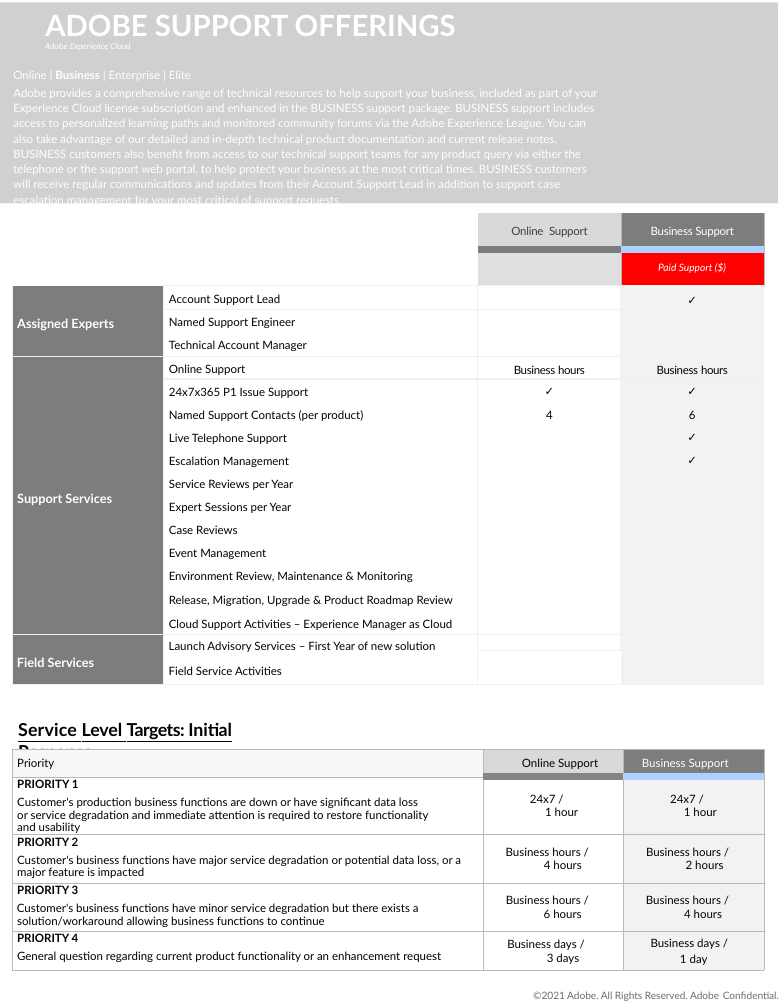
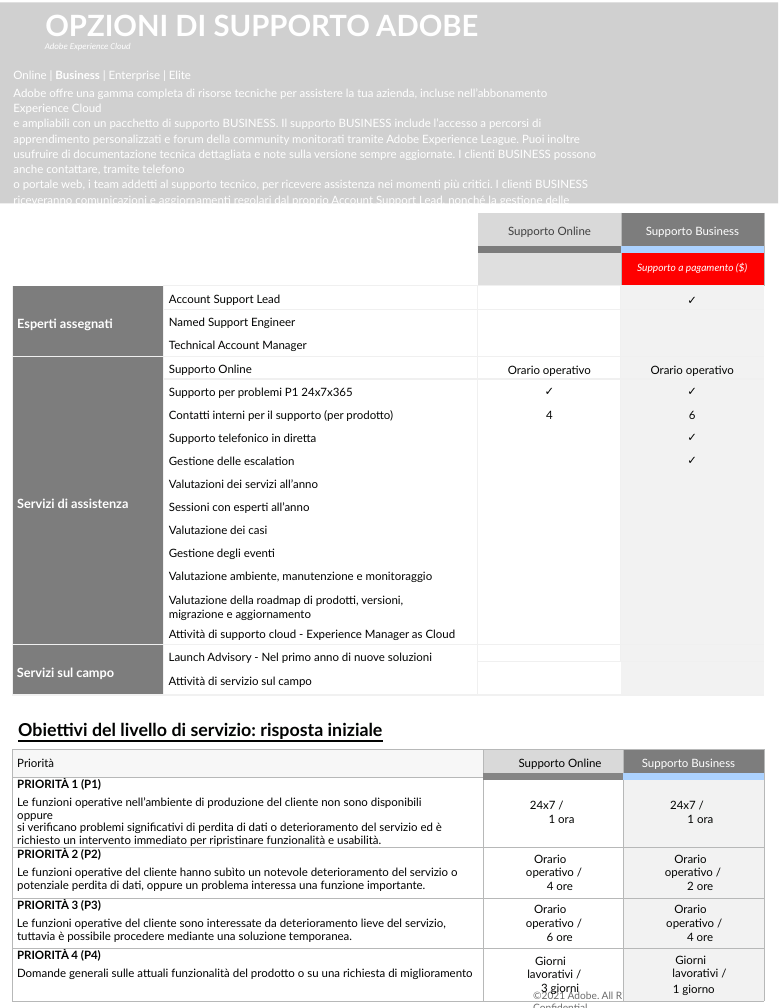
Before and after one commit to AdobeDocs/support-resources.it-IT, a slide deck: slide 1 of help/data-sheets/assets/BusinessSupportDatasheet.pptx. Drawn at 779x1008 pixels with LibreOffice and Linux fonts; fonts in the diff are those of the drawing; grey boxes stand for pictures; background and template pictures are left out. Boxes give left, top, right and bottom in pixels: in the first picture for what was removed or moved away, otherwise in the second. Text is boxed around its words. In the diff, an @@ line names an element or a change of style, - is before the commit and + after.

```diff
--- a/help/data-sheets/assets/BusinessSupportDatasheet.pptx
+++ b/help/data-sheets/assets/BusinessSupportDatasheet.pptx
@@ title at [45,15,478,36]: text changed @@
-ADOBE SUPPORT OFFERINGS
+OPZIONI DI SUPPORTO ADOBE
@@ text at [13,89,596,640]: text changed @@
-Adobe provides a comprehensive range of technical resources to help support your business, included as part of your Experience Cloud license subscription and enhanced in the BUSINESS support package. BUSINESS support includes access to personalized learning paths and monitored community forums via the Adobe Experience League. You can also take advantage of our detailed and in-depth technical product documentation and current release notes. BUSINESS customers also benefit from access to our technical support teams for any product query via either the telephone or the support web portal, to help protect your business at the most critical times. BUSINESS customers will receive regular communications and updates from their Account Support Lead in addition to support case escalation management for your most critical of support requests.
+Adobe offre una gamma completa di risorse tecniche per assistere la tua azienda, incluse nell’abbonamento Experience Cloud
+e ampliabili con un pacchetto di supporto BUSINESS. Il supporto BUSINESS include l’accesso a percorsi di apprendimento personalizzati e forum della community monitorati tramite Adobe Experience League. Puoi inoltre usufruire di documentazione tecnica dettagliata e note sulla versione sempre aggiornate. I clienti BUSINESS possono anche contattare, tramite telefono
+o portale web, i team addetti al supporto tecnico, per ricevere assistenza nei momenti più critici. I clienti BUSINESS riceveranno comunicazioni e aggiornamenti regolari dal proprio Account Support Lead, nonché la gestione delle escalation per le richieste
+di supporto più critiche.
@@ table at [12,213,764,696] @@
-row 1, column 3: Online Support
+row 1, column 3: Supporto Online
-row 1, column 4: Business Support
+row 1, column 4: Supporto Business
-row 2, column 4: Paid Support ($)
+row 2, column 4: Supporto a pagamento ($)
-row 3, column 1: Assigned Experts
+row 3, column 1: Esperti assegnati
-row 6: Support Services | Online Support | Business hours | Business hours
+row 6: Servizi di assistenza | Supporto Online | Orario operativo | Orario operativo
-row 7, column 2: 24x7x365 P1 Issue Support
+row 7, column 2: Supporto per problemi P1 24x7x365
-row 8, column 2: Named Support Contacts (per product)
+row 8, column 2: Contatti interni per il supporto (per prodotto)
-row 9, column 2: Live Telephone Support
+row 9, column 2: Supporto telefonico in diretta
-row 10, column 2: Escalation Management
+row 10, column 2: Gestione delle escalation
-row 11, column 2: Service Reviews per Year
+row 11, column 2: Valutazioni dei servizi all’anno
-row 12, column 2: Expert Sessions per Year
+row 12, column 2: Sessioni con esperti all’anno
-row 13, column 2: Case Reviews
+row 13, column 2: Valutazione dei casi
-row 14, column 2: Event Management
+row 14, column 2: Gestione degli eventi
-row 15, column 2: Environment Review, Maintenance & Monitoring
+row 15, column 2: Valutazione ambiente, manutenzione e monitoraggio
-row 16, column 2: Release, Migration, Upgrade & Product Roadmap Review
+row 16, column 2: Valutazione della roadmap di prodotti, versioni, migrazione e aggiornamento
-row 17, column 2: Cloud Support Activities – Experience Manager as Cloud
+row 17, column 2: Attività di supporto cloud - Experience Manager as Cloud
-row 18, column 1: Field Services
+row 18, column 1: Servizi sul campo
-row 18, column 2: Launch Advisory Services – First Year of new solution / Field Service Activities
+row 18, column 2: Launch Advisory - Nel primo anno di nuove soluzioni / Attività di servizio sul campo
@@ text at [18,722,383,739]: text changed @@
-Service Level Targets: Initial Response
+Obiettivi del livello di servizio: risposta iniziale
@@ table at [12,750,763,999] @@
-row 1: Priority | Online Support | Business Support
+row 1: Priorità | Supporto Online | Supporto Business
-row 2: PRIORITY 1 / Customer's production business functions are down or have significant data loss or service degradation and immediate attention is required to restore functionality and usability | 24x7 / 1 hour | 24x7 / 1 hour
+row 2: PRIORITÀ 1 (P1) / Le funzioni operative nell’ambiente di produzione del cliente non sono disponibili oppure si verificano problemi significativi di perdita di dati o deterioramento del servizio ed è richiesto un intervento immediato per ripristinare funzionalità e usabilità. | 24x7 / 1 ora | 24x7 / 1 ora
-row 3: PRIORITY 2 / Customer's business functions have major service degradation or potential data loss, or a major feature is impacted | Business hours / 4 hours | Business hours / 2 hours
+row 3: PRIORITÀ 2 (P2) / Le funzioni operative del cliente hanno subìto un notevole deterioramento del servizio o potenziale perdita di dati, oppure un problema interessa una funzione importante. | Orario operativo / 4 ore | Orario operativo / 2 ore
-row 4: PRIORITY 3 / Customer's business functions have minor service degradation but there exists a solution/workaround allowing business functions to continue | Business hours / 6 hours | Business hours / 4 hours
+row 4: PRIORITÀ 3 (P3) / Le funzioni operative del cliente sono interessate da deterioramento lieve del servizio, tuttavia è possibile procedere mediante una soluzione temporanea. | Orario operativo / 6 ore | Orario operativo / 4 ore
-row 5: PRIORITY 4 / General question regarding current product functionality or an enhancement request | Business days / 3 days | Business days / / 1 day
+row 5: PRIORITÀ 4 (P4) / Domande generali sulle attuali funzionalità del prodotto o su una richiesta di miglioramento | Giorni lavorativi / 3 giorni | Giorni lavorativi / / 1 giorno
@@ text "©2021 Adobe. All Rights Reserved. ..." at [533,990,721,1001]: letter spacing -0.1 to 0 pt @@
```
Also in this commit, not shown: 2 other slides changed, 7 other files.
